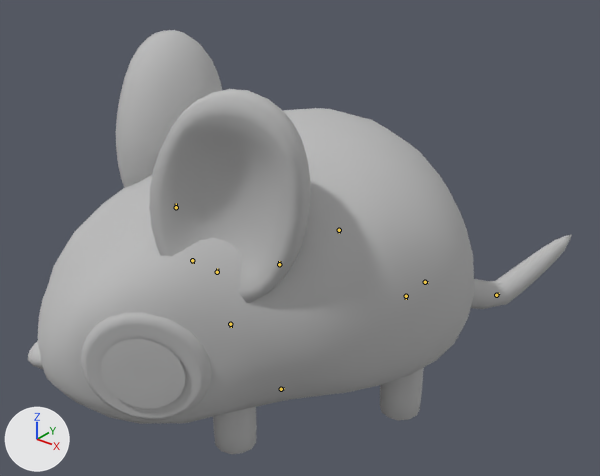
An edit to the glTF model client/android/app/src/main/assets/ttubeotModels/15.glb, drawn before and after from the same camera.
Both versions are drawn from a 50 mm lens placed at (0.611, -0.722, 0.69), pointed at (0.001, 0.04, 0.217). The lights are fixed; the arrows at lower left show +X, +Y and +Z. Both versions are drawn at frame 47 of the action 'Recording'; the numbers are the values there. The bones that bend it are drawn over the model as lines.

The first picture shows 'Mesh_LOD0'.
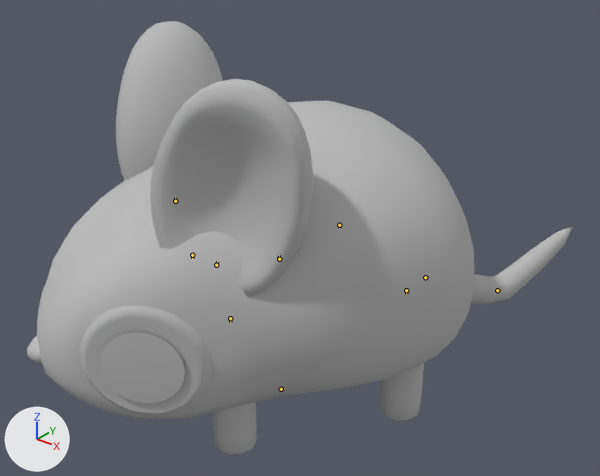
The edits, one by one:
Bone 'body' (bone_body) moves from (0.0, -0.00038, 0.0) to (0.0, -0.0002, 0.0).
Bone 'body' (bone_body) is rescaled from (1.0, 0.97, 1.0) to (1.0, 0.99, 1.0).
Bone 'ear.L' (bone_ear_l) turns from (-2, 0, -2) to (-1, 0, -1) degrees about its own x, y and z.
Bone 'ear.R' (bone_ear_r) turns from (-2, 0, 2) to (-1, 0, 1) degrees about its own x, y and z.
Bone 'leg.B.L' (bone_leg_b_l) is rescaled from (1.0, 0.93, 1.0) to (1.0, 0.96, 1.0).
Bone 'leg.B.R' (bone_leg_b_r) is rescaled from (1.0, 0.93, 1.0) to (1.0, 0.96, 1.0).
Bone 'leg.F.L' (bone_leg_f_l) is rescaled from (1.0, 0.93, 1.0) to (1.0, 0.96, 1.0).
Bone 'leg.F.R' (bone_leg_f_r) is rescaled from (1.0, 0.93, 1.0) to (1.0, 0.96, 1.0).
Bone 'tail.02' (bone_tail_02) turns from (-42, 2, -2) to (-44, 2, -3) degrees about its own x, y and z.

Location of each change, [x1, y1, x2, y2] in pixels of the pictures (600 x 476 px):
'Mesh_LOD0', posed: before [28, 30, 572, 454]; after [27, 21, 572, 455]
bone 'body', root to tip: before (279, 264) to (279, 261); after (279, 259) to (279, 255)
bone 'ear.L', root to tip: before (217, 272) to (217, 268); after (216, 265) to (217, 261)
bone 'ear.R', root to tip: before (176, 207) to (176, 203); after (175, 201) to (175, 197)
bone 'leg.B.L', root to tip: before (406, 296) to (406, 299); after (406, 290) to (406, 294)
bone 'leg.B.R', root to tip: before (339, 230) to (339, 233); after (339, 225) to (339, 228)
bone 'leg.F.L', root to tip: before (230, 324) to (231, 327); after (230, 318) to (230, 322)
bone 'leg.F.R', root to tip: before (192, 260) to (193, 263); after (192, 255) to (192, 258)
bone 'tail.02', root to tip: before (496, 295) to (499, 293); after (497, 290) to (500, 288)
